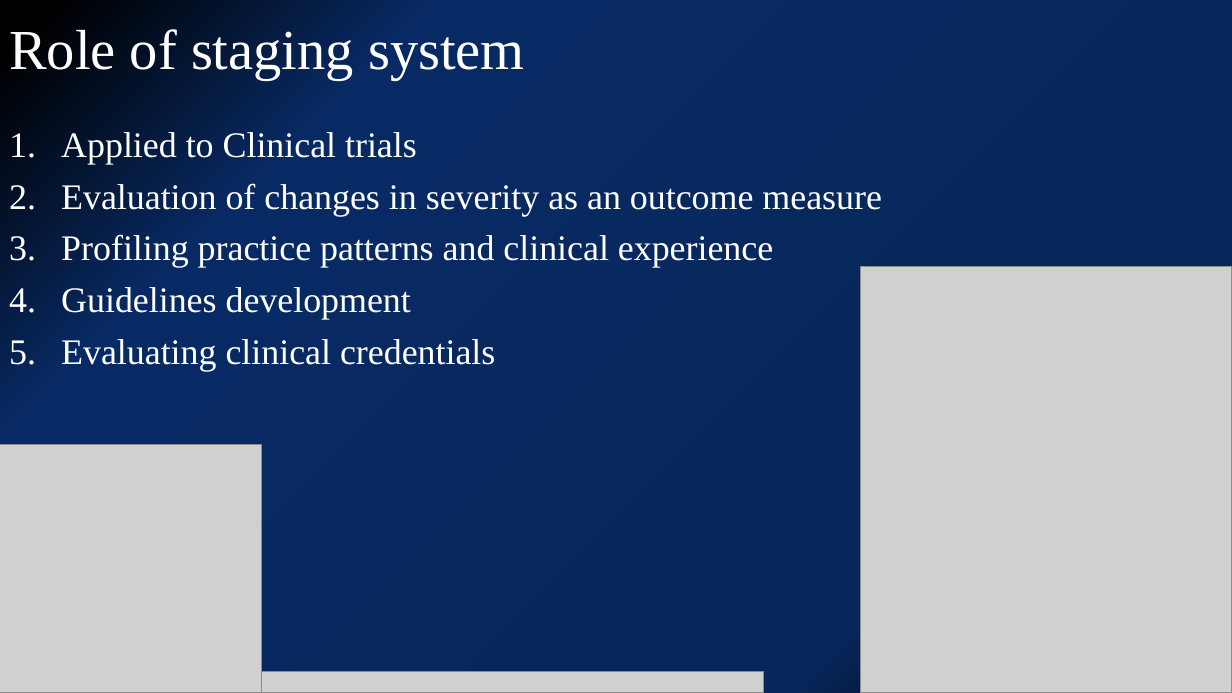
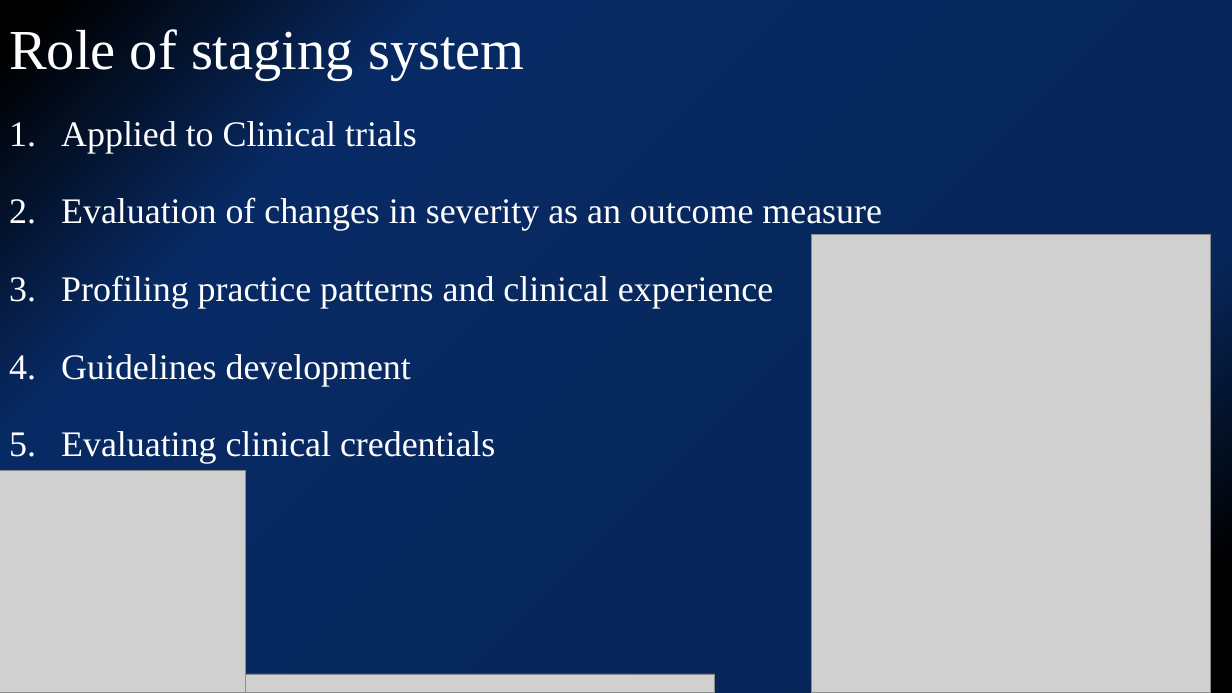
Before and after one commit to kjfdf/lecture, a slide deck: slide 3 of SNUH 심포지엄-유일한.pptx. Drawn at 1232x693 pixels with LibreOffice and Linux fonts; fonts in the diff are those of the drawing; grey boxes stand for pictures. Boxes give left, top, right and bottom in pixels: in the first picture for what was removed or moved away, otherwise in the second. Text is boxed around its words. In the diff, an @@ line names an element or a change of style, - is before the commit and + after.

```diff
--- a/SNUH 심포지엄-유일한.pptx
+++ b/SNUH 심포지엄-유일한.pptx
@@ text "Applied to Clinical trials": place and size @@
-text "Applied to Clinical trials" at <box>61,132,882,371</box>
+text "Applied to Clinical trials" at <box>61,121,882,464</box>
@@ text "Applied to Clinical trials" at <box>61,121,882,464</box>: line spacing 0.9 to 1.5 @@
@@ picture: place and size @@
-picture at <box>860,266,1232,693</box>
+picture at <box>811,235,1211,693</box>
@@ picture: place and size @@
-picture at <box>0,445,262,693</box>
+picture at <box>0,470,245,693</box>
@@ picture: place and size @@
-picture at <box>262,672,763,693</box>
+picture at <box>245,674,714,693</box>
```
Also in this commit, not shown: 8 other slides changed, 3 slides added, 4 slides removed, 1 other file.
